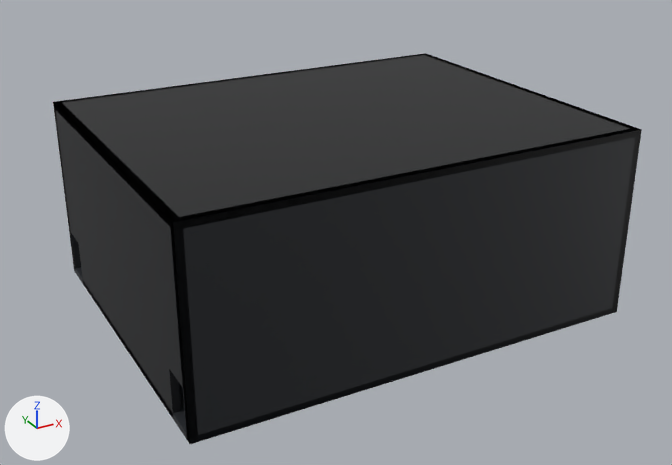
Before and after pictures for a commit that changed the glTF model www/bake/hall270.glb.
One viewpoint serves both versions: a camera (50 mm lens) standing at (-6.6, 8.4, 26.8) and looking at (17.6, 52.3, 4.8). The lights are fixed; the arrows at lower left show +X, +Y and +Z. The older version comes first. Vertices at exactly the same position are counted once.

Names of what the first picture shows: 'hall270'.
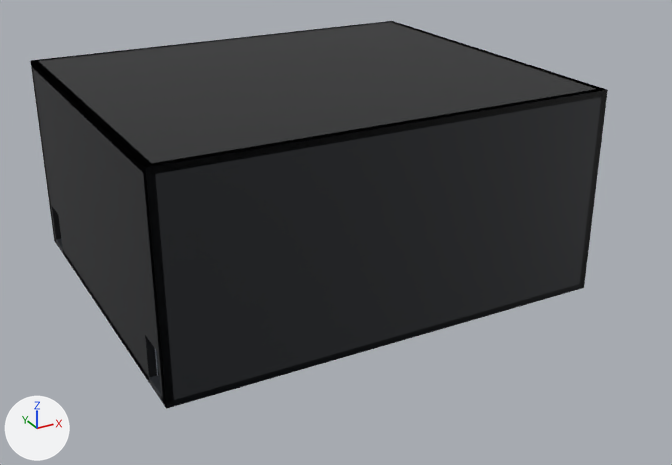
What differs and where, as boxes [x1, y1, x2, y2] in the pictures (672 x 465 px):
```json
{"object": "hall270", "change": "reshaped", "before": [53, 53, 642, 444], "after": [30, 21, 608, 409]}
```

Scene script edits in JSON lines:
```json
{"block": "me_hall270", "where": "# used by ob_hall270; location = (0.0, 0.0, 0.0)"}
{"op": "remove", "block": "me_hall270", "code": "me_hall270.from_pydata(...)  # 1388 vertices, 2208 faces; spans x 4.2..29.7, y 41.4..61.4, z 1.6..12.3"}
{"op": "add", "block": "me_hall270", "code": "me_hall270.from_pydata(...)  # 1612 vertices, 2616 faces; spans x 4.2..30.1, y 44.5..66.5, z 1.6..13.6"}
{"block": "me_hall270", "change": "me_hall270 part 1: the loose piece of 72 vertices spanning x 4.2..29.7, y 41.4..61.4, z 1.6..12.3 is rebuilt with 168 vertices and now spans x 4.2..30.1, y 44.5..66.5, z 1.6..13.6"}
{"block": "me_hall270", "change": "other edits to the shape of me_hall270 do not show in these pictures"}
```
